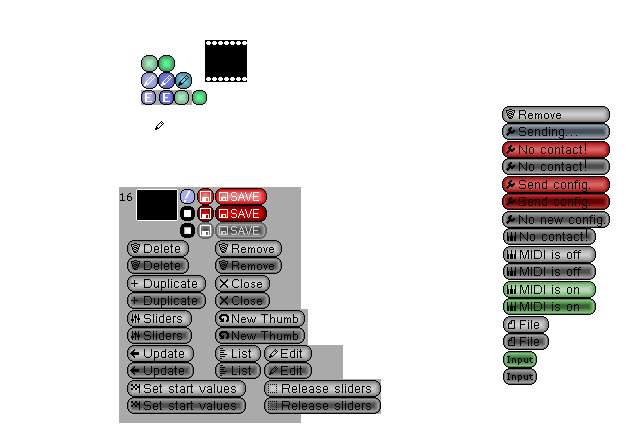
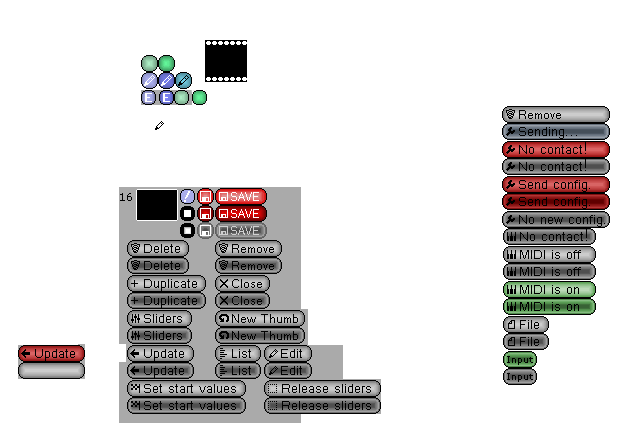
Layered file, before and after one edit (626x444). Changes by layer:
painted on "ButtonsTextEtc" over [18, 345, 75, 362]
painted on "Buttons" over [18, 344, 126, 379]
